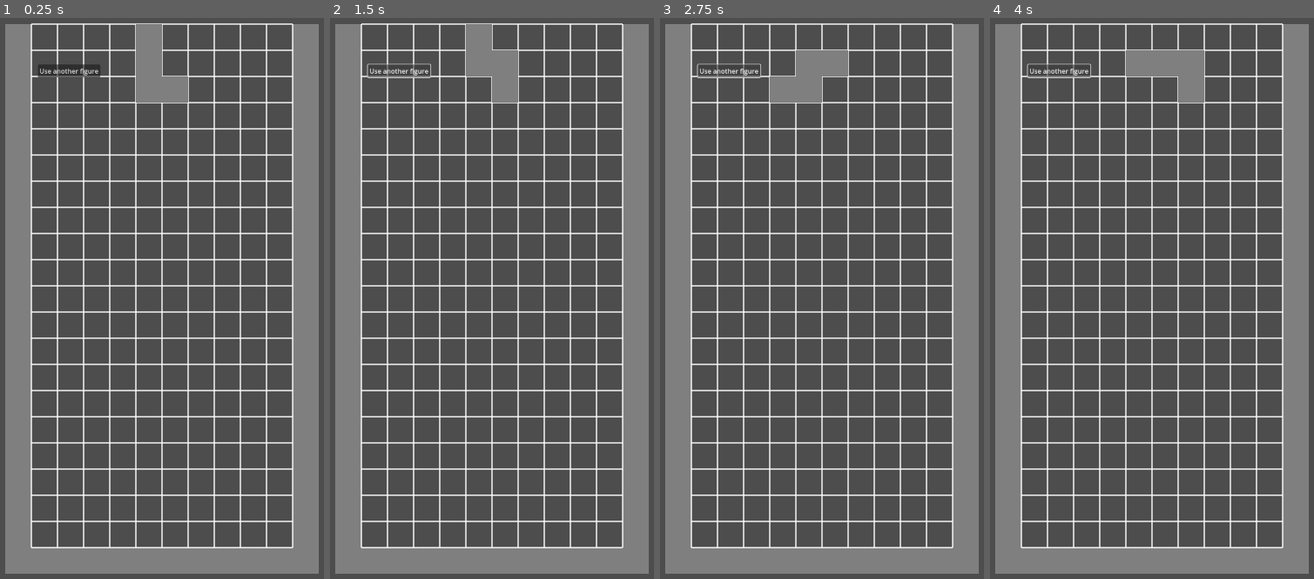
Above: before the commit, frames 1-4 (left to right).
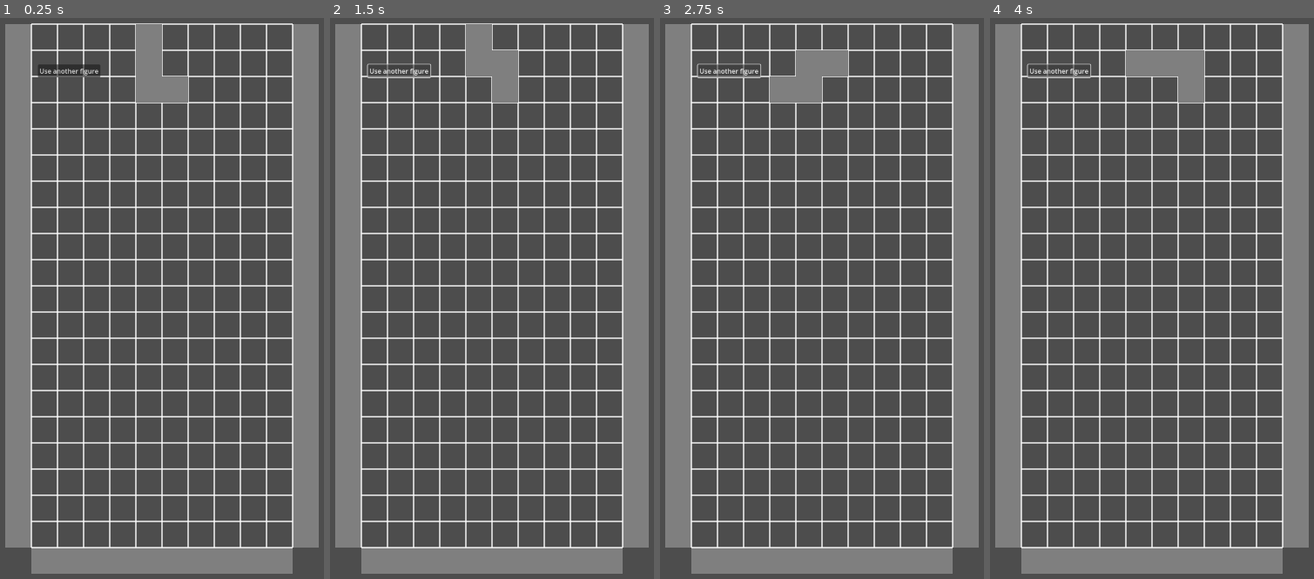
Above: after the commit, the same moments.

Repository: lacedon/mana-tetris
Game: Godot game, scene res://src/components/field/field.tscn
Two runs of this game, one before a commit and one after it. Both use one fixed random seed, a clock stepped at 60 frames per second and the inputs below.
Inputs:
- Up to frame 1 (0.25 s): no input
- Up to frame 2 (1.5 s): click "Use another figure" at 0.5 s; tap Enter at 1.25 s; hold Right (move-right) from 1.28 s (still down); hold S (drop) from 1.28 s (still down)
- Up to frame 3 (2.75 s): release Right (move-right) at 2.03 s; release S (drop) at 2.03 s; hold Left (move-left) from 2.03 s (still down); tap Up (rotate) at 2.1 s
- Up to frame 4 (4 s): tap Space at 2.75 s; release Left (move-left) at 2.78 s; hold S (drop) 2.78-3.53 s; hold Right (move-right) from 2.78 s (still down); tap Enter at 3.5 s; tap Up (rotate) at 3.6 s

The runs differ from the first frame. In frame 1, 0.8% of the frame differs, in the area x 1-99%, y 94-100%; in frame 2, 0.8%; in frame 3, 0.8%; in frame 4, 0.8%.

Commit message:
Add collisions to walls

Diff:
--- a/src/components/field/walls/walls.gd
+++ b/src/components/field/walls/walls.gd
@@ -1,23 +1,55 @@
+@tool
+
 extends Node2D
 
-@onready var polygon: Polygon2D = $Polygon2D
-@onready var collisionPolygon: CollisionPolygon2D = $Area2D/CollisionPolygon2D
+@export var wallsColor: Color = Color(0.5, 0.5, 0.5)
+@export var floorColor: Color = Color(0.5, 0.5, 0.5)
+
+@onready var floorArea: Area2D = $FloorArea2D
+@onready var floorPolygon: Polygon2D = $FloorArea2D/Polygon2D
+@onready var floorCollisionShape: CollisionShape2D = $FloorArea2D/CollisionShape2D
+
+@onready var wallLeftArea: Area2D = $WallLeftArea2D
+@onready var wallLeftPolygon: Polygon2D = $WallLeftArea2D/Polygon2D
+@onready var wallLeftCollisionShape: CollisionShape2D = $WallLeftArea2D/CollisionShape2D
+
+@onready var wallRightArea: Area2D = $WallRightArea2D
+@onready var wallRightPolygon: Polygon2D = $WallRightArea2D/Polygon2D
+@onready var wallRightCollisionShape: CollisionShape2D = $WallRightArea2D/CollisionShape2D
 
 func buildWalls() -> void:
     var points: PackedVector2Array = [
-        Vector2(-1, 0) * FieldConfig.cellSize,
-        Vector2.ZERO,
+        Vector2.ZERO * FieldConfig.cellSize,
+        Vector2(1, 0) * FieldConfig.cellSize,
+        Vector2(1, FieldConfig.fieldSize.y) * FieldConfig.cellSize,
         Vector2(0, FieldConfig.fieldSize.y) * FieldConfig.cellSize,
-        Vector2(FieldConfig.fieldSize.x, FieldConfig.fieldSize.y) * FieldConfig.cellSize,
+    ]
+
+    wallLeftPolygon.polygon = points
+    wallLeftPolygon.color = wallsColor
+    wallLeftCollisionShape.shape.normal = Vector2(1, 0)
+    wallLeftCollisionShape.shape.distance = FieldConfig.cellSize.x
+    wallLeftArea.position = Vector2(-1, 0) * FieldConfig.cellSize
+
+    wallRightPolygon.polygon = points
+    wallRightPolygon.color = wallsColor
+    wallRightCollisionShape.shape.normal = Vector2(-1, 0)
+    wallRightArea.position = Vector2(FieldConfig.fieldSize.x, 0) * FieldConfig.cellSize
+
+func buildFloor() -> void:
+    var points: PackedVector2Array = [
+        Vector2.ZERO * FieldConfig.cellSize,
         Vector2(FieldConfig.fieldSize.x, 0) * FieldConfig.cellSize,
-        Vector2(FieldConfig.fieldSize.x + 1, 0) * FieldConfig.cellSize,
-        Vector2(FieldConfig.fieldSize.x + 1, FieldConfig.fieldSize.y + 1) * FieldConfig.cellSize,
-        Vector2(-1, FieldConfig.fieldSize.y + 1) * FieldConfig.cellSize,
+        Vector2(FieldConfig.fieldSize.x, 1) * FieldConfig.cellSize,
+        Vector2(0, 1) * FieldConfig.cellSize,
     ]
-    polygon.polygon = points
-    collisionPolygon.polygon = points
+    var shapeSize: Vector2 = Vector2(FieldConfig.fieldSize.x, 1) * FieldConfig.cellSize
+
+    floorPolygon.polygon = points
+    floorPolygon.color = floorColor
+    floorCollisionShape.shape.normal = Vector2(0, -1)
+    floorArea.position = Vector2(0, FieldConfig.fieldSize.y) * FieldConfig.cellSize
 
 func _ready() -> void:
-    polygon.color = Color(0.5, 0.5, 0.5)  # Set a default color for the walls
-
     buildWalls()
+    buildFloor()
--- a/src/components/field/walls/walls.tscn
+++ b/src/components/field/walls/walls.tscn
@@ -1,14 +1,50 @@
-[gd_scene load_steps=2 format=3 uid="uid://dcibk1m7gbtwi"]
+[gd_scene load_steps=5 format=3 uid="uid://dcibk1m7gbtwi"]
 
 [ext_resource type="Script" uid="uid://d17e5h42be7ce" path="res://src/components/field/walls/walls.gd" id="1_ujlo6"]
+
+[sub_resource type="WorldBoundaryShape2D" id="WorldBoundaryShape2D_ujlo6"]
+
+[sub_resource type="WorldBoundaryShape2D" id="WorldBoundaryShape2D_ac3kl"]
+normal = Vector2(1, 0)
+
+[sub_resource type="WorldBoundaryShape2D" id="WorldBoundaryShape2D_cl5ig"]
 
 [node name="Walls" type="Node2D"]
 script = ExtResource("1_ujlo6")
 
-[node name="Polygon2D" type="Polygon2D" parent="."]
-
-[node name="Area2D" type="Area2D" parent="."]
+[node name="FloorArea2D" type="Area2D" parent="."]
+position = Vector2(0, 1280)
 collision_layer = 2
 collision_mask = 0
 
-[node name="CollisionPolygon2D" type="CollisionPolygon2D" parent="Area2D"]
+[node name="Polygon2D" type="Polygon2D" parent="FloorArea2D"]
+color = Color(0.5, 0.5, 0.5, 1)
+polygon = PackedVector2Array(0, 0, 640, 0, 640, 64, 0, 64)
+
+[node name="CollisionShape2D" type="CollisionShape2D" parent="FloorArea2D"]
+shape = SubResource("WorldBoundaryShape2D_ujlo6")
+debug_color = Color(0.828975, 0.341365, 0.520172, 0.42)
+
+[node name="WallLeftArea2D" type="Area2D" parent="."]
+position = Vector2(-64, 0)
+collision_layer = 2
+collision_mask = 0
+
+[node name="Polygon2D" type="Polygon2D" parent="WallLeftArea2D"]
+color = Color(0.5, 0.5, 0.5, 1)
+polygon = PackedVector2Array(0, 0, 64, 0, 64, 1280, 0, 1280)
+
+[node name="CollisionShape2D" type="CollisionShape2D" parent="WallLeftArea2D"]
+shape = SubResource("WorldBoundaryShape2D_ac3kl")
+
+[node name="WallRightArea2D" type="Area2D" parent="."]
+position = Vector2(640, 0)
+collision_layer = 2
+collision_mask = 0
+
+[node name="Polygon2D" type="Polygon2D" parent="WallRightArea2D"]
+color = Color(0.5, 0.5, 0.5, 1)
+polygon = PackedVector2Array(0, 0, 64, 0, 64, 1280, 0, 1280)
+
+[node name="CollisionShape2D" type="CollisionShape2D" parent="WallRightArea2D"]
+shape = SubResource("WorldBoundaryShape2D_cl5ig")
